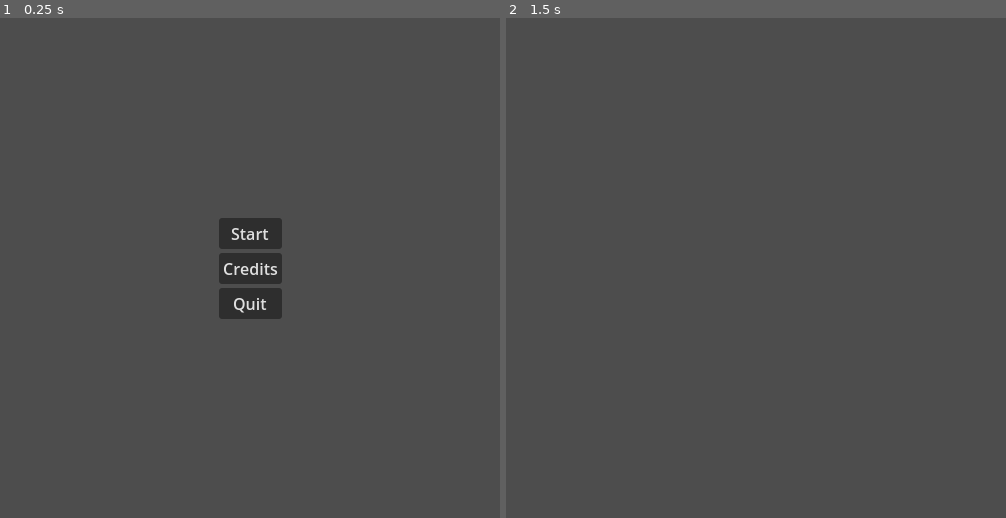
Above: before the commit, frames 1-2 (left to right).
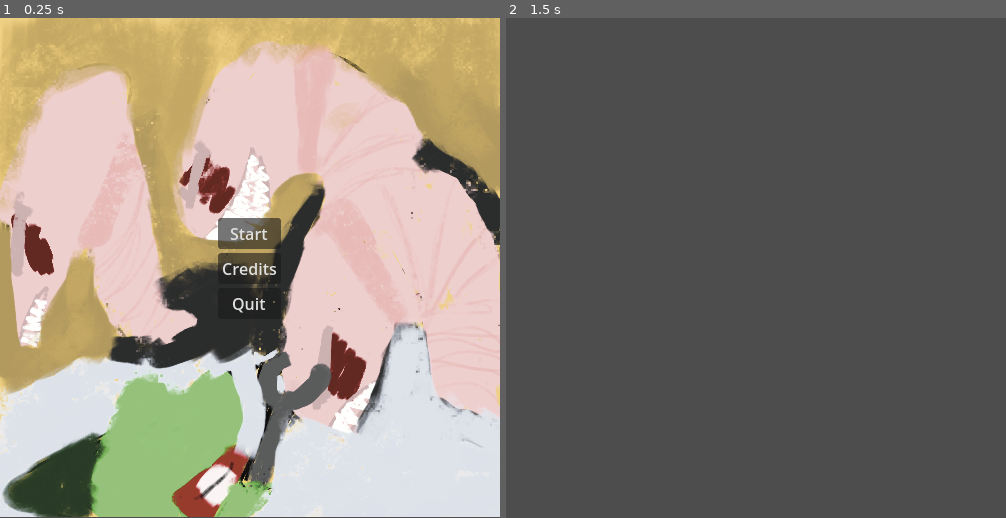
Above: after the commit, the same moments.

Repository: scotwash/ribbit_rapids
Game: Godot game, scene res://scenes/menu.tscn
Same seed, same stepped clock (60 frames per second), same inputs: the game is played once before the commit and once after it.
Inputs:
- Up to frame 1 (0.25 s): no input
- Up to frame 2 (1.5 s): click "Start" at 0.5 s; tap Enter at 1.25 s

The runs differ from the first frame. In frame 1, 97% of the frame differs, in the area x 0-100%, y 0-100%; in frame 2, nothing differs.

Commit message:
added main menu art

Diff:
--- a/scenes/menu.tscn
+++ b/scenes/menu.tscn
@@ -1,13 +1,16 @@
-[gd_scene load_steps=3 format=3 uid="uid://ldl1moht4604"]
+[gd_scene load_steps=4 format=3 uid="uid://ldl1moht4604"]
 
 [ext_resource type="Script" path="res://scripts/menu.gd" id="1_5fvup"]
 [ext_resource type="AudioStream" uid="uid://c7kptndn5aey0" path="res://audio_files/Beast On The Battlefield  Royalty Free Fantasy RPG Music.mp3" id="2_jytbu"]
+[ext_resource type="Texture2D" uid="uid://cljnyyo6t5vqb" path="res://other art/Main_Menu_Art.png" id="3_hx5y2"]
 
 [node name="Menu" type="Control"]
 layout_mode = 3
 anchors_preset = 15
 anchor_right = 1.0
 anchor_bottom = 1.0
+offset_left = -1.0
+offset_right = -1.0
 grow_horizontal = 2
 grow_vertical = 2
 script = ExtResource("1_5fvup")
@@ -42,6 +45,14 @@
 stream = ExtResource("2_jytbu")
 autoplay = true
 
+[node name="ParallaxBackground" type="ParallaxBackground" parent="."]
+
+[node name="ParallaxLayer" type="ParallaxLayer" parent="ParallaxBackground"]
+
+[node name="Sprite2D" type="Sprite2D" parent="ParallaxBackground/ParallaxLayer"]
+position = Vector2(250, 249)
+texture = ExtResource("3_hx5y2")
+
 [connection signal="pressed" from="VBoxContainer/StartButton" to="." method="_on_start_button_pressed"]
 [connection signal="pressed" from="VBoxContainer/CreditsButton" to="." method="_on_credits_button_pressed"]
 [connection signal="pressed" from="VBoxContainer/QuitButton" to="." method="_on_quit_button_pressed"]
Binary file added: other art/Main_Menu_Art.png
Not shown, added: other art/Main_Menu_Art.png.import
